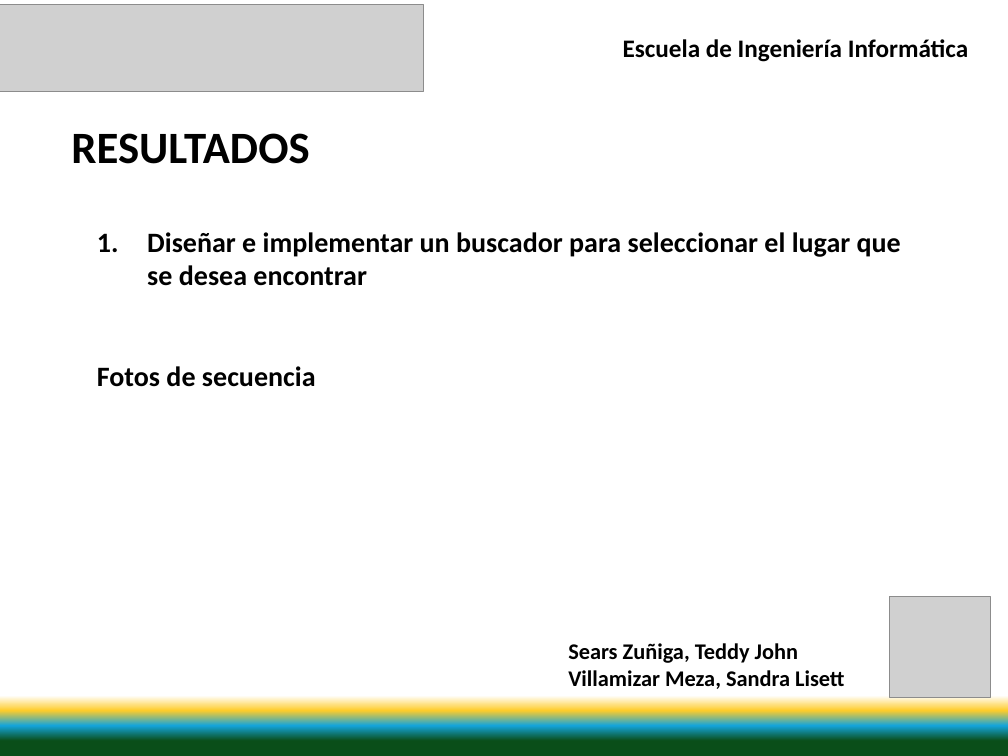
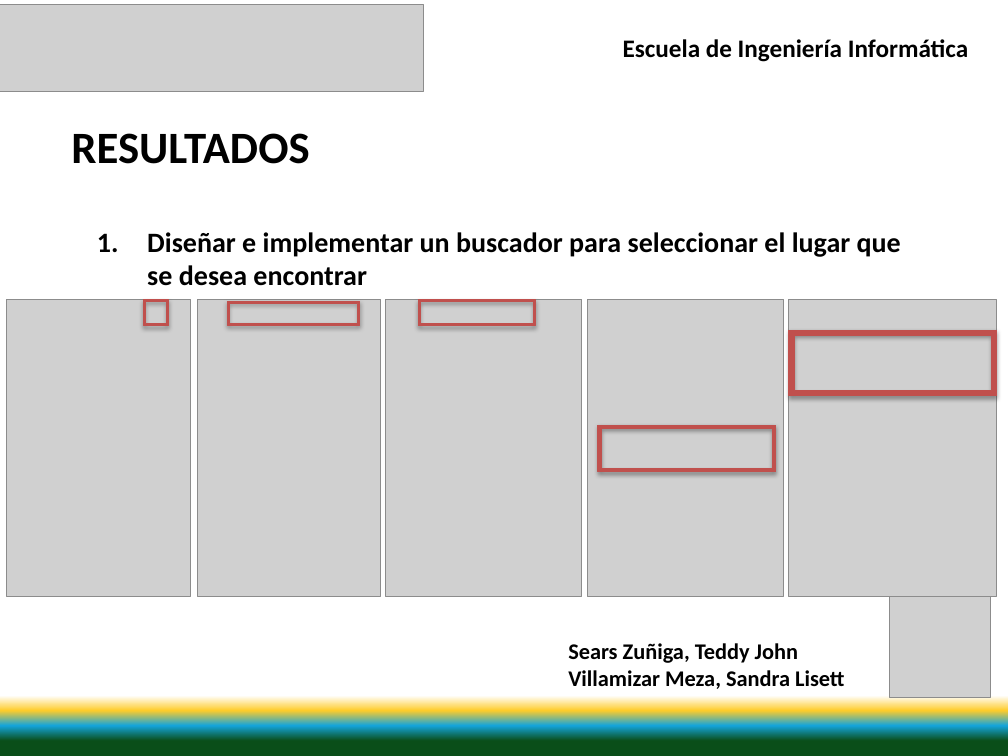
Before and after one commit to svillami/SanTed, a slide deck: slide 20 of Documentacion/Presentacion/Presentacion V1.0.pptx. Drawn at 1008x756 pixels with LibreOffice and Linux fonts; fonts in the diff are those of the drawing; grey boxes stand for pictures. Boxes give left, top, right and bottom in pixels: in the first picture for what was removed or moved away, otherwise in the second. Text is boxed around its words. In the diff, an @@ line names an element or a change of style, - is before the commit and + after.

Commit message:
fotos resultados
Se incorporan las fotos de los resultados 1 y 4

```diff
--- a/Documentacion/Presentacion/Presentacion V1.0.pptx
+++ b/Documentacion/Presentacion/Presentacion V1.0.pptx
@@ group added at box(7, 299, 997, 596): 5 pictures, 5 frames @@
@@ text at box(97, 366, 316, 387): paragraph removed @@
-Fotos de secuencia
```
Also in this commit, not shown: 3 other slides changed, 1 other file.
